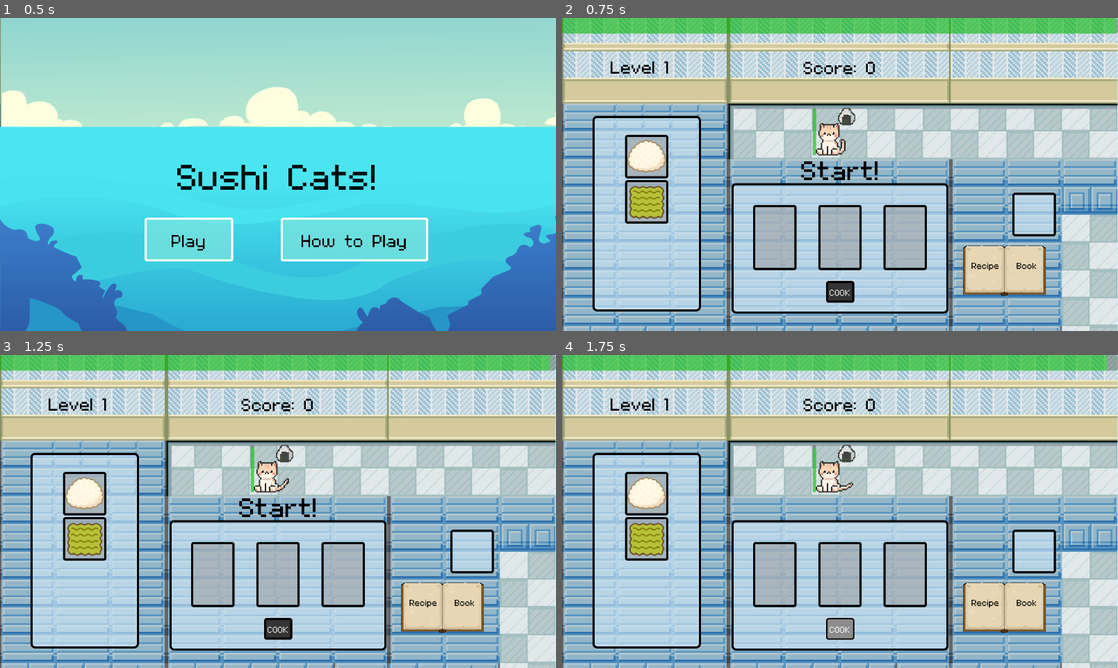
Above: before the commit, frames 1-4 (two rows, left to right).
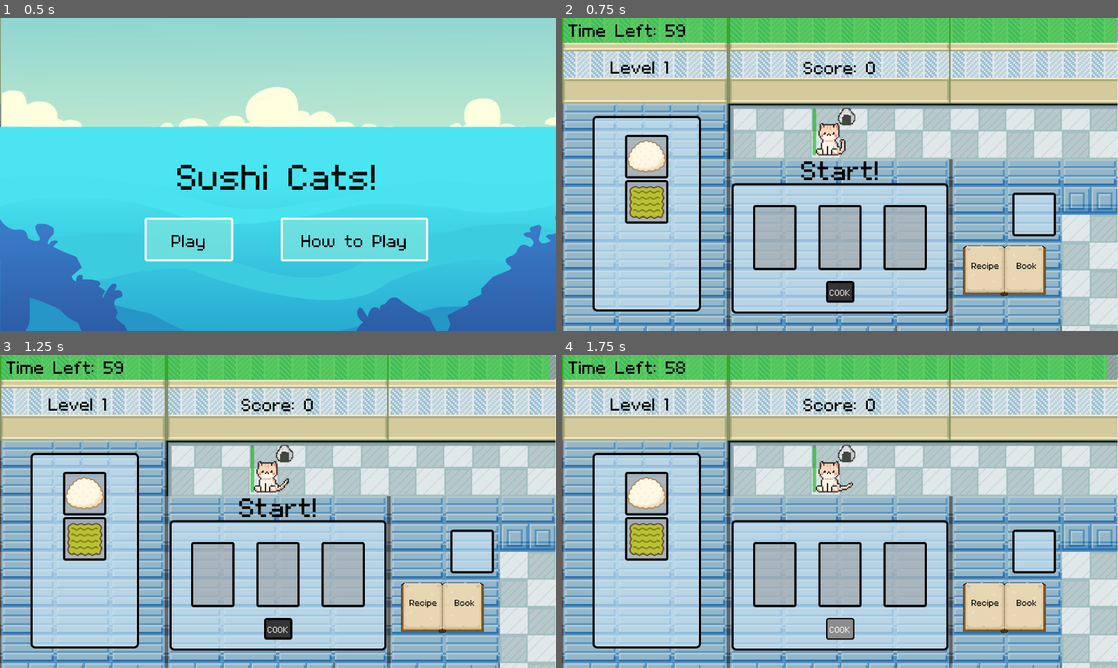
Above: after the commit, the same moments.

Repository: leobarber3/sushiCats
Game: Godot game, scene res://scenes/main.tscn
Two runs of this game, one before a commit and one after it. Both use one fixed random seed, a clock stepped at 60 frames per second and the inputs below.
Inputs:
- Up to frame 1 (0.5 s): no input
- Up to frame 2 (0.75 s): click "Play" at 0.5 s
- Up to frame 3 (1.25 s): no input
- Up to frame 4 (1.75 s): click "COOK" at 1.25 s

Frame 1 is identical in both runs. In frame 2, 3.3% of the frame differs, in the area x 0-100%, y 2-8%; in frame 3, 3.3%; in frame 4, 3.3%.

Commit message:
time left label
added time left label and made progress bar bigger for better game viz

Diff:
--- a/scenes/HUD.tscn
+++ b/scenes/HUD.tscn
@@ -263,6 +263,7 @@
 offset_bottom = 40.0
 
 [node name="HowToPlayScreen" type="Control" parent="ScreenManager" unique_id=876507751]
+visible = false
 anchors_preset = 0
 offset_right = 926.0
 offset_bottom = 858.0
@@ -666,7 +667,6 @@
 text = "How to Play"
 
 [node name="GameplayScreen" type="Control" parent="ScreenManager" unique_id=107928834]
-visible = false
 anchors_preset = 0
 offset_right = 40.0
 offset_bottom = 40.0
@@ -689,6 +689,26 @@
 horizontal_alignment = 1
 vertical_alignment = 1
 
+[node name="TimerLabel" type="Label" parent="ScreenManager/GameplayScreen" unique_id=1944702987]
+z_index = 1
+layout_mode = 1
+anchors_preset = 5
+anchor_left = 0.5
+anchor_right = 0.5
+offset_left = -1.0
+offset_top = -77.0
+offset_right = 263.0
+offset_bottom = 129.0
+grow_horizontal = 2
+size_flags_horizontal = 0
+theme_override_colors/font_color = Color(0, 0, 0, 1)
+theme_override_fonts/font = ExtResource("3_7hsmw")
+theme_override_font_sizes/font_size = 64
+theme_override_styles/normal = SubResource("StyleBoxTexture_8cuoo")
+text = "  Time Left: "
+horizontal_alignment = 1
+vertical_alignment = 1
+
 [node name="LevelLabel" type="Label" parent="ScreenManager/GameplayScreen" unique_id=1619717552]
 z_index = 1
 layout_mode = 1
@@ -712,7 +732,7 @@
 [node name="ProgressBar" type="ProgressBar" parent="ScreenManager/GameplayScreen" unique_id=498929407]
 layout_mode = 0
 offset_right = 1280.0
-offset_bottom = 36.0
+offset_bottom = 57.0
 max_value = 60.0
 show_percentage = false
 
--- a/scripts/game.gd
+++ b/scripts/game.gd
@@ -197,6 +197,7 @@
 		clear_cats()
 		return
 	hud.update_progressbar(game_timer.time_left)
+	hud.update_timer_label(int(game_timer.time_left))
 	return
 
 
--- a/scripts/hud.gd
+++ b/scripts/hud.gd
@@ -24,6 +24,9 @@
 @onready var progress_bar = $ScreenManager/GameplayScreen/ProgressBar
 @onready var quick_label = $ScreenManager/GameplayScreen/QuickLabel
 @onready var text_timer = $ScreenManager/GameplayScreen/textTimer
+@onready var timer_label = $ScreenManager/GameplayScreen/TimerLabel
+
+
 
 # Nodes in LevelComplete Screen
 @onready var level_title = $ScreenManager/LevelCompleteScreen/TitleText
@@ -122,6 +125,10 @@
 		progress_bar.modulate = Color.YELLOW
 	else:
 		progress_bar.modulate = Color.GREEN
+
+# Update Timer label
+func update_timer_label(time):
+	timer_label.text = "Time Left: " + str(time)
 
 func quick_show_text(text : String):
 	quick_label.text = text
